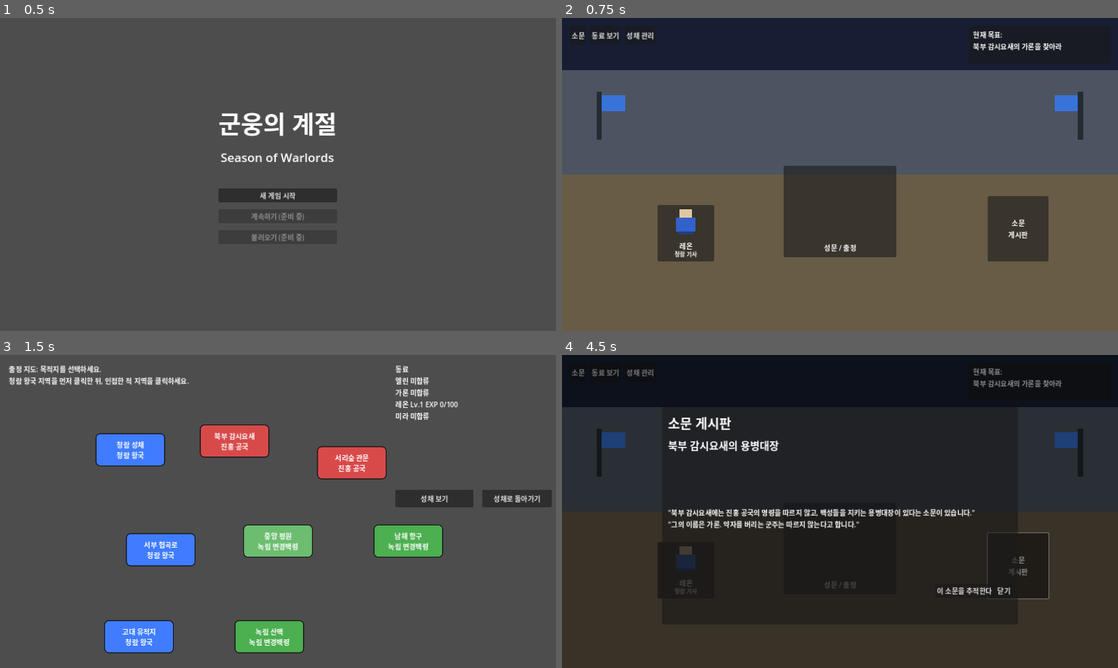
Above: before the commit, frames 1-4 (two rows, left to right).
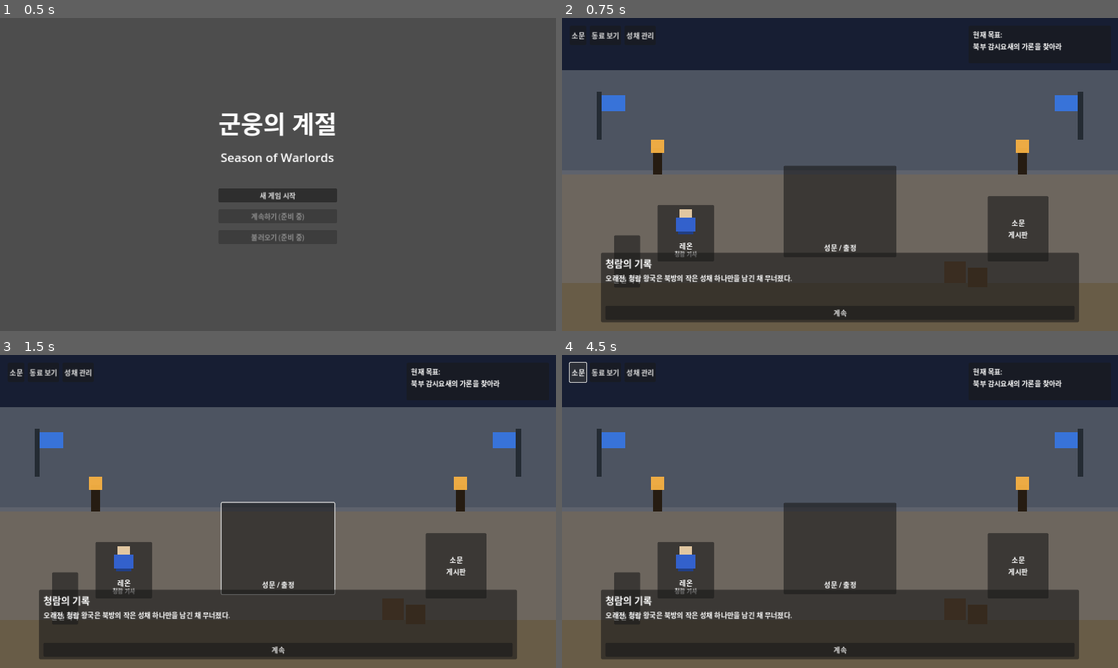
Above: after the commit, the same moments.

Repository: yogitobi31/season-of-warlords
Game: Godot game, scene res://scenes/Title.tscn
Two runs of this game, one before a commit and one after it. Both use one fixed random seed, a clock stepped at 60 frames per second and the inputs below.
Inputs (mouse positions are in pixels of both pictures, inside the frame that each line leads up to):
- Up to frame 1 (0.5 s): no input
- Up to frame 2 (0.75 s): click "새 게임 시작" at 0.5 s
- Up to frame 3 (1.5 s): click (278, 549) at 1.25 s
- Up to frame 4 (4.5 s): click (1079, 498) at 2 s, where only the run before the commit has a clickable "성채로 돌아가기"; click (1017, 564) at 2.75 s; click (684, 570) at 3.5 s; click "소문" at 4.25 s

Frame 1 is identical in both runs. In frame 2, 19% of the frame differs, in the area x 7-93%, y 38-98%; in frame 3, 61%; in frame 4, 65%, in the area x 0-100%, y 2-100%.

Commit message:
Enhance CastleHub courtyard presentation and opening narration

Diff:
--- a/scenes/CastleHub.tscn
+++ b/scenes/CastleHub.tscn
@@ -37,6 +37,32 @@
 grow_horizontal = 2
 color = Color(0.3, 0.33, 0.38, 1)
 
+[node name="Keep" type="Panel" parent="SceneRoot"]
+layout_mode = 1
+anchors_preset = 8
+anchor_left = 0.5
+anchor_right = 0.5
+offset_left = -280.0
+offset_top = 80.0
+offset_right = 280.0
+offset_bottom = 330.0
+grow_horizontal = 2
+
+[node name="KeepLabel" type="Label" parent="SceneRoot/Keep"]
+layout_mode = 1
+anchors_preset = 8
+anchor_left = 0.5
+anchor_top = 1.0
+anchor_right = 0.5
+anchor_bottom = 1.0
+offset_left = -120.0
+offset_top = -34.0
+offset_right = 120.0
+offset_bottom = -8.0
+grow_horizontal = 2
+text = "청람 성채 본관"
+horizontal_alignment = 1
+
 [node name="Floor" type="ColorRect" parent="SceneRoot"]
 layout_mode = 1
 anchors_preset = 15
@@ -46,6 +72,15 @@
 grow_horizontal = 2
 grow_vertical = 2
 color = Color(0.41, 0.36, 0.28, 1)
+
+[node name="StoneTiles" type="ColorRect" parent="SceneRoot"]
+layout_mode = 1
+anchors_preset = 10
+anchor_right = 1.0
+offset_top = 350.0
+offset_bottom = 610.0
+grow_horizontal = 2
+color = Color(0.45, 0.45, 0.48, 0.45)
 
 [node name="Gate" type="Panel" parent="SceneRoot"]
 custom_minimum_size = Vector2(260, 210)
@@ -186,6 +221,76 @@
 offset_bottom = 214.0
 color = Color(0.22, 0.45, 0.85, 1)
 
+[node name="TorchLeft" type="ColorRect" parent="SceneRoot"]
+layout_mode = 1
+offset_left = 210.0
+offset_top = 300.0
+offset_right = 230.0
+offset_bottom = 360.0
+color = Color(0.15, 0.11, 0.07, 1)
+
+[node name="TorchLeftFire" type="ColorRect" parent="SceneRoot"]
+layout_mode = 1
+offset_left = 205.0
+offset_top = 280.0
+offset_right = 235.0
+offset_bottom = 310.0
+color = Color(0.96, 0.69, 0.26, 0.95)
+
+[node name="TorchRight" type="ColorRect" parent="SceneRoot"]
+layout_mode = 1
+offset_left = 1050.0
+offset_top = 300.0
+offset_right = 1070.0
+offset_bottom = 360.0
+color = Color(0.15, 0.11, 0.07, 1)
+
+[node name="TorchRightFire" type="ColorRect" parent="SceneRoot"]
+layout_mode = 1
+offset_left = 1045.0
+offset_top = 280.0
+offset_right = 1075.0
+offset_bottom = 310.0
+color = Color(0.96, 0.69, 0.26, 0.95)
+
+[node name="CrateA" type="ColorRect" parent="SceneRoot"]
+layout_mode = 1
+offset_left = 880.0
+offset_top = 560.0
+offset_right = 930.0
+offset_bottom = 610.0
+color = Color(0.42, 0.29, 0.17, 1)
+
+[node name="CrateB" type="ColorRect" parent="SceneRoot"]
+layout_mode = 1
+offset_left = 935.0
+offset_top = 575.0
+offset_right = 980.0
+offset_bottom = 620.0
+color = Color(0.38, 0.26, 0.15, 1)
+
+[node name="TrainingDummy" type="Panel" parent="SceneRoot"]
+layout_mode = 1
+offset_left = 120.0
+offset_top = 500.0
+offset_right = 180.0
+offset_bottom = 620.0
+
+[node name="TrainingDummyLabel" type="Label" parent="SceneRoot/TrainingDummy"]
+layout_mode = 1
+anchors_preset = 8
+anchor_left = 0.5
+anchor_top = 1.0
+anchor_right = 0.5
+anchor_bottom = 1.0
+offset_left = -70.0
+offset_top = -28.0
+offset_right = 70.0
+offset_bottom = -8.0
+grow_horizontal = 2
+text = "훈련 목각"
+horizontal_alignment = 1
+
 [node name="UILayer" type="CanvasLayer" parent="."]
 
 [node name="TopMenu" type="HBoxContainer" parent="UILayer"]
--- a/scripts/CastleHub.gd
+++ b/scripts/CastleHub.gd
@@ -35,6 +35,9 @@
 @onready var castle_event_confirm_button: Button = $UILayer/CastleEventOverlay/CastleEventPanel/Margin/VBox/ConfirmButton
 
 var rumor_panel_rumor_id: String = ""
+var opening_lines: Array[String] = []
+var opening_index: int = 0
+var opening_active: bool = false
 
 func _ready() -> void:
 	build_character_markers()
@@ -57,6 +60,8 @@
 	rumor_close_button.pressed.connect(_on_close_rumor_pressed)
 	castle_event_confirm_button.pressed.connect(_on_castle_event_confirm_pressed)
 	dialogue_confirm_button.pressed.connect(_on_dialogue_confirm_pressed)
+	setup_opening_lines()
+	start_opening_if_needed()
 
 func create_character_sprite(character_name: String, character_title: String, body_color: Color) -> Control:
 	var root: Control = Control.new()
@@ -110,13 +115,19 @@
 	garon_marker.move_child(garon_button, garon_marker.get_child_count() - 1)
 
 func _on_expedition_pressed() -> void:
+	if opening_active:
+		return
 	get_tree().change_scene_to_file("res://scenes/WorldMap.tscn")
 
 func _on_rumor_pressed() -> void:
+	if opening_active:
+		return
 	refresh_rumor_panel()
 	rumor_overlay.visible = true
 
 func _on_leon_pressed() -> void:
+	if opening_active:
+		return
 	dialogue_speaker_label.text = "레온"
 	if GameState.has_companion_joined("garon"):
 		dialogue_text_label.text = "주군, 가론이 성문 쪽 순찰을 맡고 있습니다. 다음 출정을 준비하죠."
@@ -125,6 +136,8 @@
 	dialogue_panel.visible = true
 
 func _on_garon_pressed() -> void:
+	if opening_active:
+		return
 	if not GameState.has_companion_joined("garon"):
 		return
 	dialogue_speaker_label.text = "가론"
@@ -132,12 +145,19 @@
 	dialogue_panel.visible = true
 
 func _on_dialogue_confirm_pressed() -> void:
+	if opening_active:
+		advance_opening()
+		return
 	dialogue_panel.visible = false
 
 func _on_companion_popup_pressed() -> void:
+	if opening_active:
+		return
 	show_popup("동료 보기", build_companion_text())
 
 func _on_manage_popup_pressed() -> void:
+	if opening_active:
+		return
 	show_popup("성채 관리", build_facilities_text() + "\n\n" + build_castle_people_text())
 
 func show_popup(title: String, body: String) -> void:
@@ -212,6 +232,8 @@
 	rumor_track_button.disabled = bool(rumor_data.get("completed", false))
 
 func _on_track_rumor_pressed() -> void:
+	if opening_active:
+		return
 	if rumor_panel_rumor_id != "" and GameState.track_rumor(rumor_panel_rumor_id):
 		refresh_status_message()
 	rumor_overlay.visible = false
@@ -231,9 +253,53 @@
 	castle_event_overlay.visible = true
 
 func _on_castle_event_confirm_pressed() -> void:
+	if opening_active:
+		return
 	if GameState.pending_castle_event_id == "garon_arrival":
 		GameState.complete_castle_event("garon_arrival")
 	refresh_castle_event_panel()
 	refresh_rumor_panel()
 	refresh_quest_log()
 	refresh_courtyard_people()
+
+func setup_opening_lines() -> void:
+	opening_lines = [
+		"오래전, 청람 왕국은 북방의 작은 성채 하나만을 남긴 채 무너졌다.",
+		"진홍 공국의 깃발은 날마다 가까워지고, 성채의 병사들은 지쳐 있었다.",
+		"하지만 아직 청람의 깃발은 내려가지 않았다.",
+		"레온: 주군, 이곳은 낡았지만 아직 끝난 곳은 아닙니다.",
+		"레온: 소문을 따라 사람을 모으고, 전장에서 믿음을 증명해야 합니다.",
+		"청람 성채에서 새로운 군웅의 계절이 시작된다."
+	]
+
+func start_opening_if_needed() -> void:
+	if GameState.opening_seen:
+		return
+	opening_active = true
+	opening_index = 0
+	dialogue_panel.visible = true
+	dialogue_speaker_label.text = "청람의 기록"
+	dialogue_confirm_button.text = "계속"
+	show_opening_line()
+
+func show_opening_line() -> void:
+	if opening_index < 0 or opening_index >= opening_lines.size():
+		return
+	dialogue_text_label.text = opening_lines[opening_index]
+	if opening_index == opening_lines.size() - 1:
+		dialogue_confirm_button.text = "시작"
+	else:
+		dialogue_confirm_button.text = "계속"
+
+func advance_opening() -> void:
+	opening_index += 1
+	if opening_index >= opening_lines.size():
+		end_opening()
+		return
+	show_opening_line()
+
+func end_opening() -> void:
+	opening_active = false
+	GameState.opening_seen = true
+	dialogue_panel.visible = false
+	dialogue_confirm_button.text = "확인"
--- a/scripts/GameState.gd
+++ b/scripts/GameState.gd
@@ -34,6 +34,7 @@
 var pending_story_event_id: String = ""
 var pending_castle_event_id: String = ""
 var completed_castle_events: Array[String] = []
+var opening_seen: bool = false
 
 var active_rumor_id: String = ""
 var rumors: Dictionary = {}
